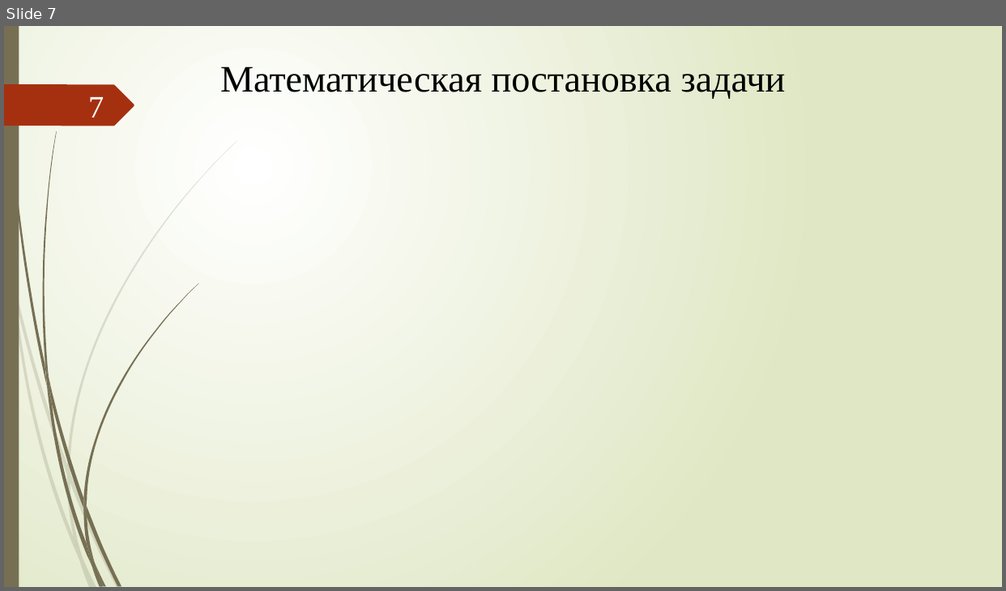
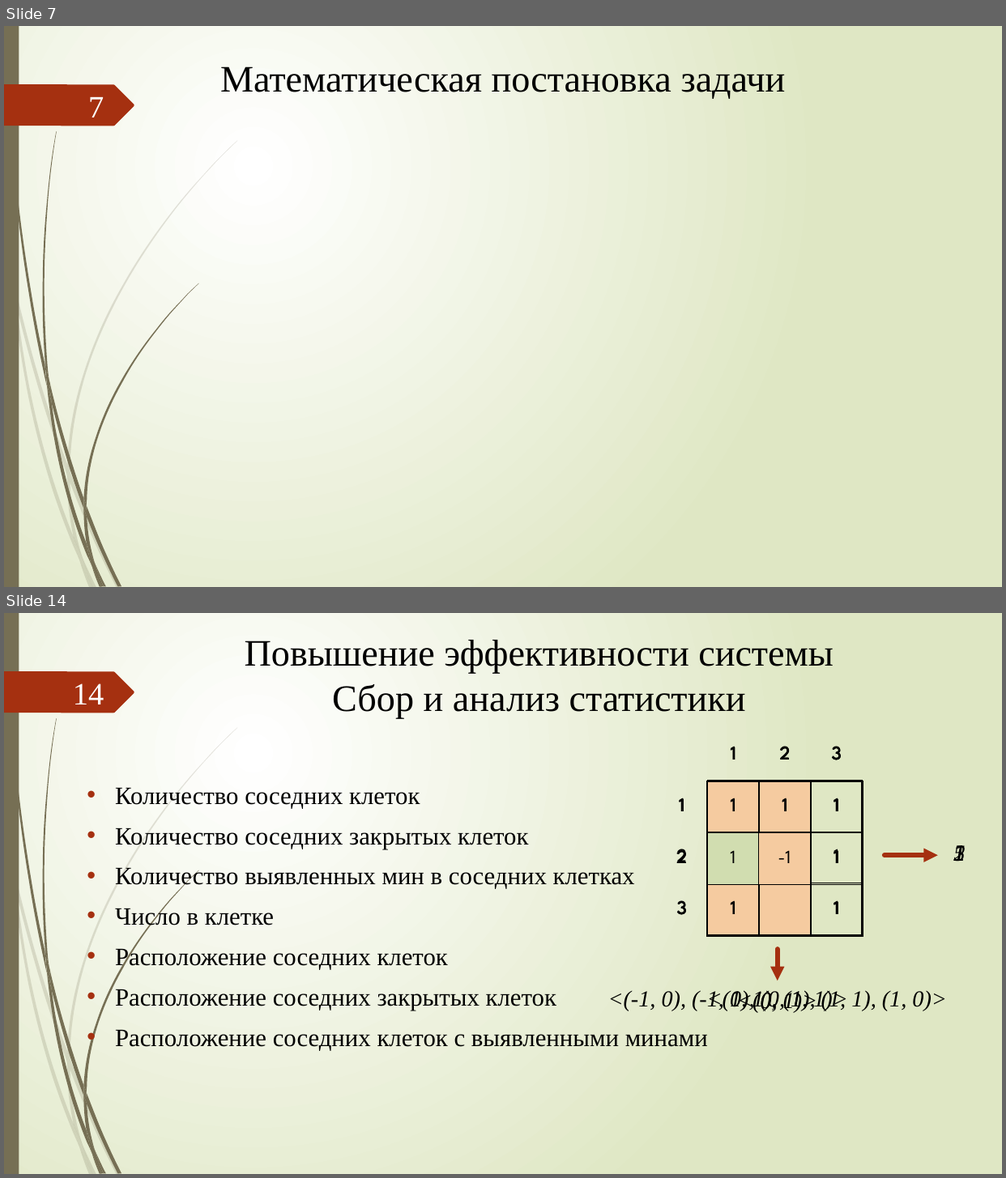
Before and after one commit to xex238/Diploma_2022, a slide deck: docs/Отчёты/ВКР/Новицкий_МПИ-20-4-2_ВКР_Презентация.pptx. Shown one above the other, each under a label of ours: slide 7 before the commit, slides 7 and 14 after it; the slides between them are not shown. The pictures are 1006x591 and 1006x1178 pixels, drawn with LibreOffice and Linux fonts; fonts in the diff are those of the drawing; grey boxes stand for pictures. Boxes give left, top, right and bottom in pixels: in the first picture for what was removed or moved away, otherwise in the second. Text is boxed around its words. In the diff, an @@ line names an element or a change of style, - is before the commit and + after.

```diff
--- a/docs/Отчёты/ВКР/Новицкий_МПИ-20-4-2_ВКР_Презентация.pptx
+++ b/docs/Отчёты/ВКР/Новицкий_МПИ-20-4-2_ВКР_Презентация.pptx
@@ slide 14 added at box(4, 613, 1002, 1174), background gradient #FFFFFF to #DFE8C4; not listed: 24 template elements that a slide beside it also shows @@
@@ title added at box(245, 640, 833, 718), 36 pt, text #000000 @@
+Повышение эффективности системы
+Сбор и анализ статистики
@@ page number added at box(73, 683, 104, 705), 30 pt, text #FEFFFF @@
+14
@@ table added at box(656, 730, 863, 936), 4 rows, 4 columns @@
+ | 1 | 2 | 3
+1 | 1 | 1 | 1
+2 | 1 | -1 | 1
+3 | 1 |  | 1
@@ table added at box(656, 729, 863, 935), 4 rows, 4 columns @@
+ | 1 | 2 | 3
+1 | 1 | 1 | 1
+2 | 1 | -1 | 1
+3 | 1 |  | 1
@@ table added at box(656, 730, 863, 936), 4 rows, 4 columns @@
+ | 1 | 2 | 3
+1 | 1 | 1 | 1
+2 | 1 | -1 | 1
+3 | 1 |  | 1
@@ table added at box(656, 730, 863, 936), 4 rows, 4 columns @@
+ | 1 | 2 | 3
+1 | 1 | 1 | 1
+2 | 1 | -1 | 1
+3 | 1 |  | 1
@@ table added at box(657, 730, 863, 936), 4 rows, 4 columns @@
+ | 1 | 2 | 3
+1 | 1 | 1 | 1
+2 | 1 | -1 | 1
+3 | 1 |  | 1
@@ text added at box(730, 746, 735, 760), 22 pt, text #000000, italic @@
+1
@@ text added at box(115, 787, 708, 1051), 24 pt, text #000000 @@
+• Количество соседних клеток
+• Количество соседних закрытых клеток
+• Количество выявленных мин в соседних клетках
+• Число в клетке
+• Расположение соседних клеток
+• Расположение соседних закрытых клеток
+• Расположение соседних клеток с выявленными минами
@@ arrow added from (884, 855) to (938, 855), #A53010 4.5 pt @@
@@ text added at box(953, 845, 965, 862), 22 pt, text #000000, italic @@
+5
@@ text added at box(953, 845, 965, 862), 22 pt, text #000000, italic @@
+2
@@ text added at box(953, 845, 965, 862), 22 pt, text #000000, italic @@
+1
@@ arrow added from (778, 949) to (778, 981), #A53010 4.5 pt @@
@@ text added at box(662, 990, 907, 1012), 22 pt, text #000000, italic @@
+<(0, 1), (1, 1)>
@@ text added at box(692, 990, 946, 1012), 22 pt, text #000000, italic @@
+<(-1, 0), (-1, 1), (0, 1), (1, 1), (1, 0)>
@@ text added at box(737, 990, 778, 1012), 22 pt, text #000000, italic @@
+<(0, 1)>
```
Also in this commit, not shown: 6 slides changed, 8 other slides added, 2 slides removed, 1 other file.
